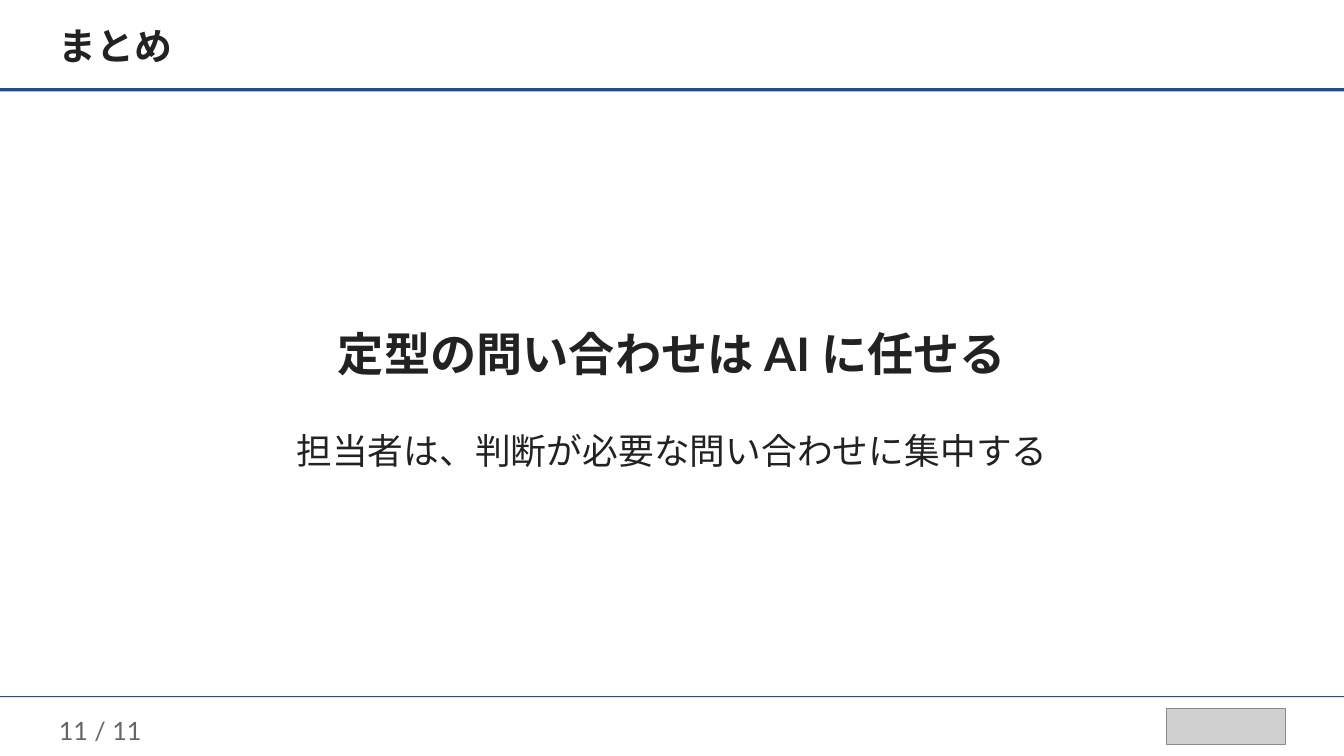
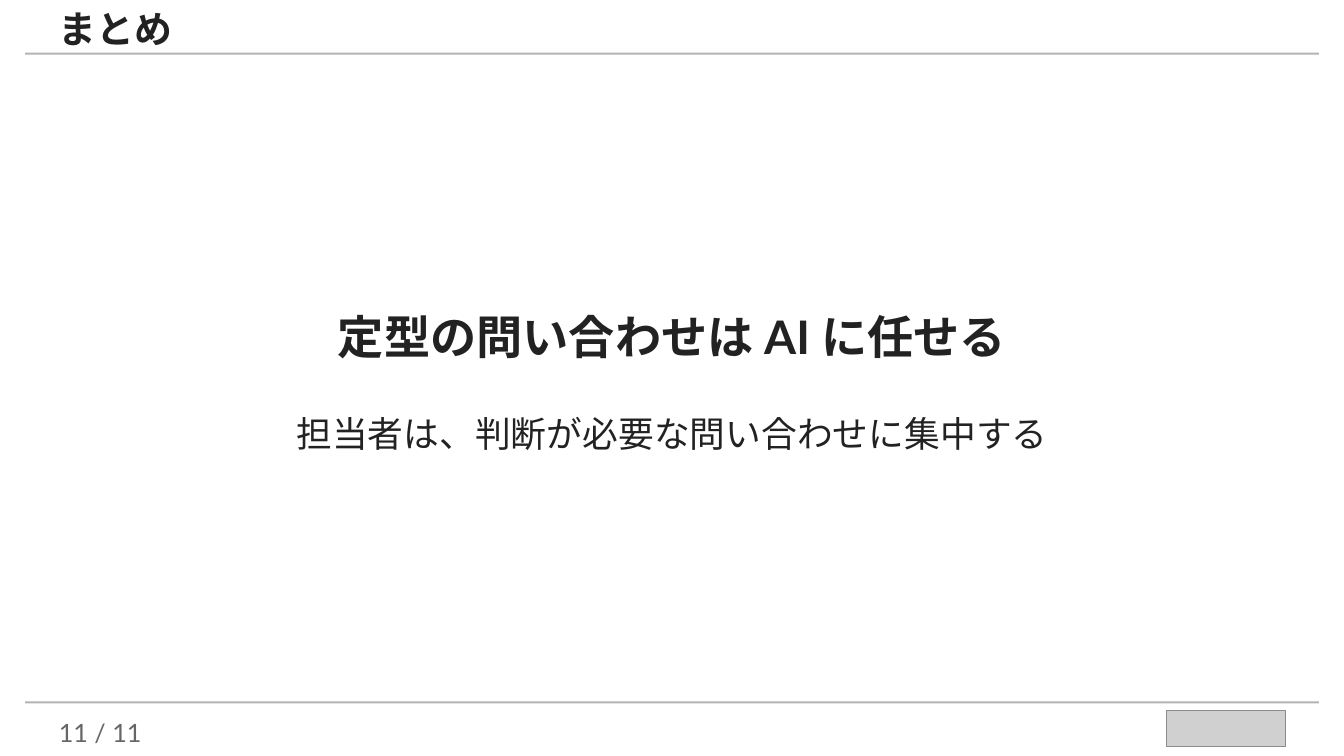
Before and after one commit to takuya109048/llm-assist-kit, a slide deck: slide 11 of examples/marp-slides-example.pptx. Drawn at 1344x756 pixels with LibreOffice and Linux fonts; fonts in the diff are those of the drawing; grey boxes stand for pictures. Boxes give left, top, right and bottom in pixels: in the first picture for what was removed or moved away, otherwise in the second. Text is boxed around its words. In the diff, an @@ line names an element or a change of style, - is before the commit and + after.

```diff
--- a/examples/marp-slides-example.pptx
+++ b/examples/marp-slides-example.pptx
@@ text "まとめ": place and size @@
-text "まとめ" at (59,29,172,63)
+text "まとめ" at (59,12,172,46)
@@ rectangle at (25,52,1319,54): fill #1F4E8C to #B3B3B3 @@
@@ rectangle: place and size @@
-rectangle at (0,89,1344,92)
+rectangle at (25,52,1319,54)
@@ text "定型の問い合わせは AI に任せる": place and size @@
-text "定型の問い合わせは AI に任せる" at (296,332,1047,467)
+text "定型の問い合わせは AI に任せる" at (296,315,1047,450)
@@ rectangle: place and size @@
-rectangle at (0,697,1344,698)
+rectangle at (25,702,1319,704)
@@ rectangle at (25,702,1319,704): fill #1F4E8C to #B3B3B3 @@
```
Also in this commit, not shown: 9 other slides changed, 3 other files.
